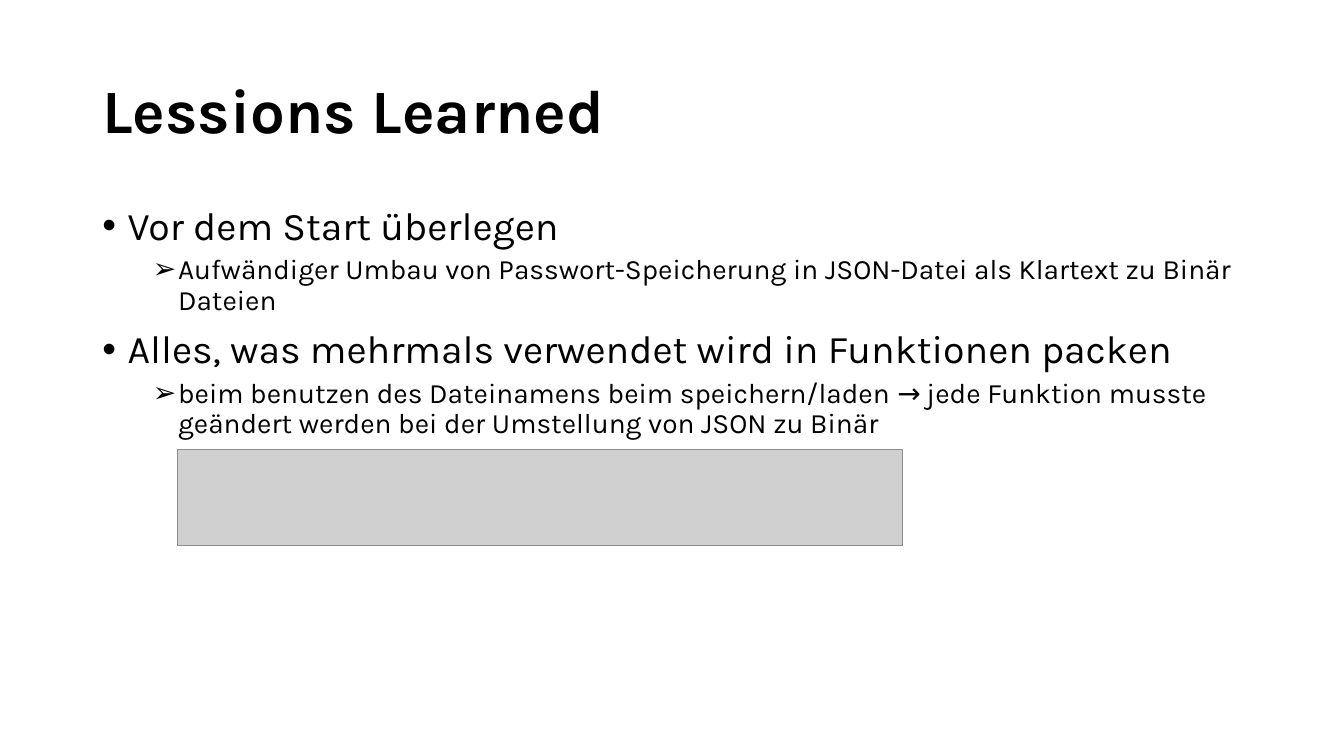
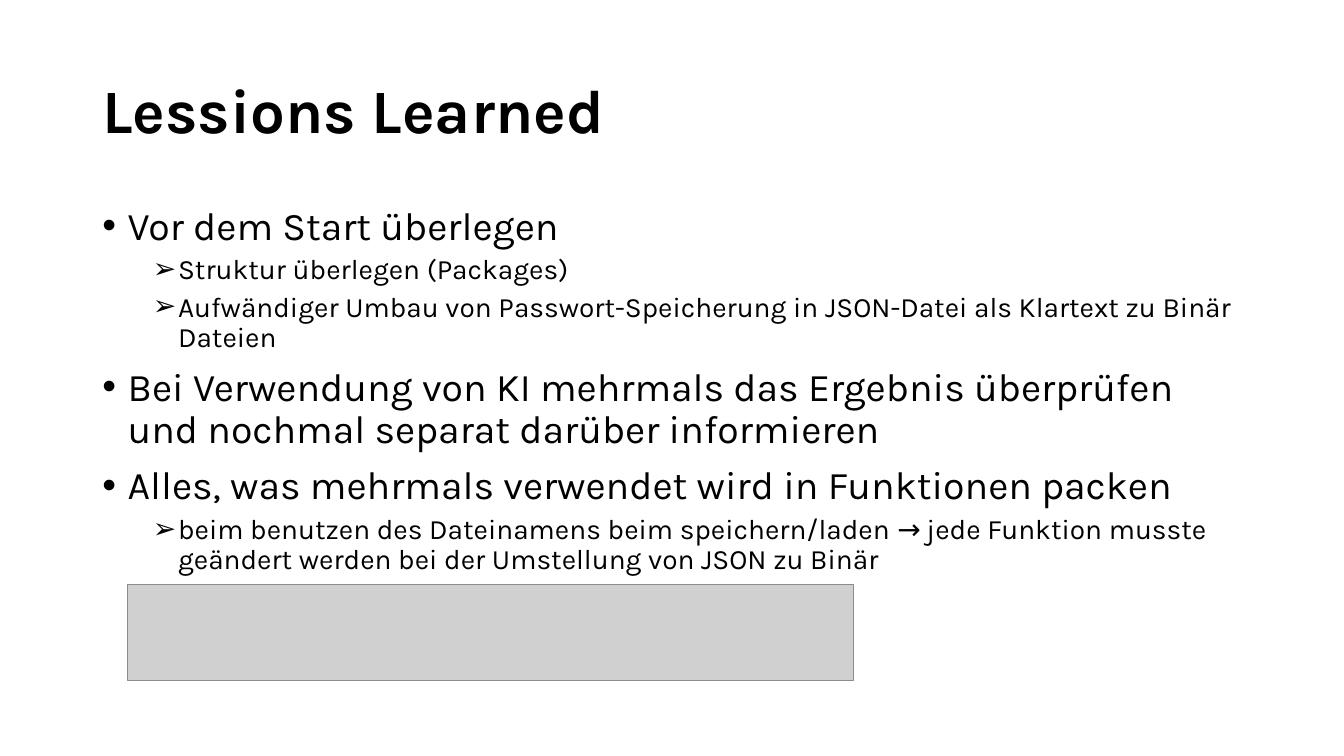
Before and after one commit to NykyTV/PasswortManager, a slide deck: slide 12 of pp/Presentation.pptx. Drawn at 1344x756 pixels with LibreOffice and Linux fonts; fonts in the diff are those of the drawing; grey boxes stand for pictures. Boxes give left, top, right and bottom in pixels: in the first picture for what was removed or moved away, otherwise in the second. Text is boxed around its words. In the diff, an @@ line names an element or a change of style, - is before the commit and + after.

Commit message:
update Presentation

```diff
--- a/pp/Presentation.pptx
+++ b/pp/Presentation.pptx
@@ text at [178, 258, 568, 286]: paragraph added @@
+  ➢ Struktur überlegen (Packages)
@@ text at [128, 374, 1173, 453]: paragraph added @@
+• Bei Verwendung von KI mehrmals das Ergebnis überprüfen und nochmal separat darüber informieren
@@ picture: place and size @@
-picture at [177, 450, 903, 545]
+picture at [128, 585, 854, 681]
```
Also in this commit, not shown: 1 other slide changed.
